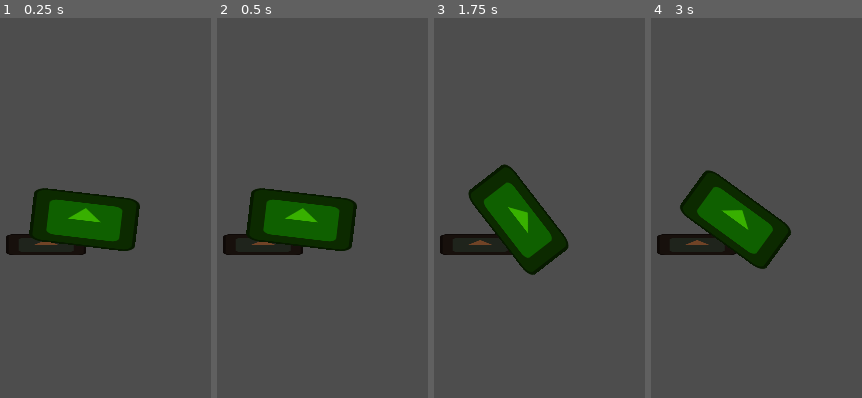
Above: before the commit, frames 1-4 (left to right).
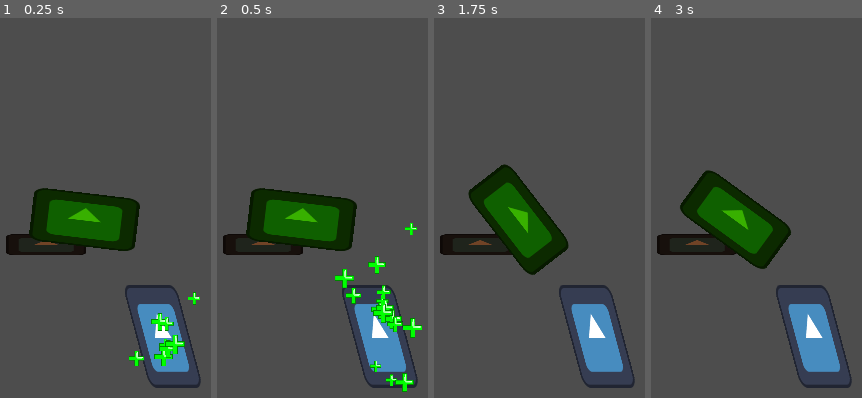
Above: after the commit, the same moments.

Repository: GabrFelps/Protect-LABIRAS
Game: Godot game, scene res://scenes/world.tscn
Two runs of this game, one before a commit and one after it. Both use one fixed random seed, a clock stepped at 60 frames per second and the inputs below. The project has no main scene, so this scene is started directly. The engine's default icon, where the game draws it, is replaced by a stand-in: a white triangle on a blue panel in a dark square.
Inputs (mouse positions are in pixels of both pictures, inside the frame that each line leads up to):
- Up to frame 1 (0.25 s): no input
- Up to frame 2 (0.5 s): no input
- Up to frame 3 (1.75 s): move the mouse to (outside the picture) at 0.52 s; move the mouse to (526, 265) at 1.27 s
- Up to frame 4 (3 s): tap Enter at 2 s; move the mouse to (outside the picture) at 2.02 s; tap Space at 2.75 s; move the mouse to (outside the picture) at 2.77 s

The runs differ from the first frame. In frame 1, 4.2% of the frame differs, in the area x 59-96%, y 70-98%; in frame 2, 5.4%, in the area x 55-98%, y 53-99%; in frame 3, 4.0%; in frame 4, 4.0%.

Commit message:
feat: wall created and emitting particles when healing

Diff:
--- /dev/null
+++ b/game/scenes/health_particles.tscn
@@ -0,0 +1,21 @@
+[gd_scene load_steps=2 format=3 uid="uid://davqjlqx6s665"]
+
+[ext_resource type="Texture2D" uid="uid://dmo0d2ypeg48t" path="res://assets/particles/health_cross.png" id="1_ix6jg"]
+
+[node name="HealthParticles" type="CPUParticles2D"]
+emitting = false
+amount = 15
+lifetime = 1.5
+one_shot = true
+speed_scale = 1.5
+explosiveness = 0.52
+randomness = 0.76
+lifetime_randomness = 0.5
+texture = ExtResource("1_ix6jg")
+emission_shape = 1
+emission_sphere_radius = 101.8
+gravity = Vector2(0, -400)
+linear_accel_min = 1.77
+linear_accel_max = 6.0
+scale_amount_min = 0.2
+scale_amount_max = 0.4
--- /dev/null
+++ b/game/scenes/wall.tscn
@@ -0,0 +1,20 @@
+[gd_scene load_steps=4 format=3 uid="uid://tyisjv06sou1"]
+
+[ext_resource type="Script" path="res://scripts/wall.gd" id="1_y88lp"]
+[ext_resource type="Texture2D" uid="uid://dmjh45flc8afq" path="res://icon.svg" id="2_0y60n"]
+
+[sub_resource type="RectangleShape2D" id="RectangleShape2D_sbhm2"]
+
+[node name="Wall" type="Area2D"]
+scale = Vector2(0.5, 1)
+skew = -0.261799
+script = ExtResource("1_y88lp")
+
+[node name="Sprite" type="Sprite2D" parent="."]
+texture = ExtResource("2_0y60n")
+
+[node name="HurtBox" type="Area2D" parent="."]
+
+[node name="CollisionShape2D" type="CollisionShape2D" parent="HurtBox"]
+scale = Vector2(6.23566, 6.23566)
+shape = SubResource("RectangleShape2D_sbhm2")
--- a/game/scenes/world.tscn
+++ b/game/scenes/world.tscn
@@ -1,8 +1,12 @@
-[gd_scene load_steps=2 format=3 uid="uid://bqknges673yk4"]
+[gd_scene load_steps=3 format=3 uid="uid://bqknges673yk4"]
 
 [ext_resource type="PackedScene" uid="uid://wlsbi66507wv" path="res://scenes/cannon.tscn" id="1_eet01"]
+[ext_resource type="PackedScene" uid="uid://tyisjv06sou1" path="res://scenes/wall.tscn" id="2_7jij6"]
 
 [node name="World" type="Node2D"]
 
 [node name="Cannon" parent="." instance=ExtResource("1_eet01")]
 position = Vector2(245, 242)
+
+[node name="Wall" parent="." instance=ExtResource("2_7jij6")]
+position = Vector2(373, 382)
--- a/game/scripts/singletons/Global.gd
+++ b/game/scripts/singletons/Global.gd
@@ -3,6 +3,8 @@
 
 @onready var enemy_db: Dictionary = {};
 @onready var game_db: Dictionary = {};
+
+var current_wave = 1;
 
 func _ready():
 	get_db("enemy_db");
--- /dev/null
+++ b/game/scripts/utils/attack.gd
@@ -0,0 +1,3 @@
+class_name Attack
+
+@export var attack_damage: int;
--- /dev/null
+++ b/game/scripts/wall.gd
@@ -0,0 +1,27 @@
+extends Area2D
+
+@export var MAX_HEALTH : int;
+@onready var health: int;
+
+@onready var health_particles : PackedScene = preload("res://scenes/health_particles.tscn");
+
+func _ready():
+	update_max_health();
+	restore_health();
+	health = MAX_HEALTH;
+
+# Atualiza a vida máxima do muro com base no banco de dados do jogo
+func update_max_health():
+	MAX_HEALTH = int(Global.game_db[str(Global.current_wave)]["wall_health"]);
+	print(MAX_HEALTH);
+
+# Restaura 15% do hp do muro
+func restore_health():
+	health = clampi(health+(MAX_HEALTH*0.15), 0, MAX_HEALTH);
+	var _particles : CPUParticles2D = health_particles.instantiate();
+	_particles.emitting = true;
+	add_child(_particles);
+
+# Toma dano
+func take_damage(attack : Attack):
+	health -= attack.attack_damage;
Binary file added: game/assets/particles/health_cross.png
Not shown, added: game/assets/particles/health_cross.png.import
